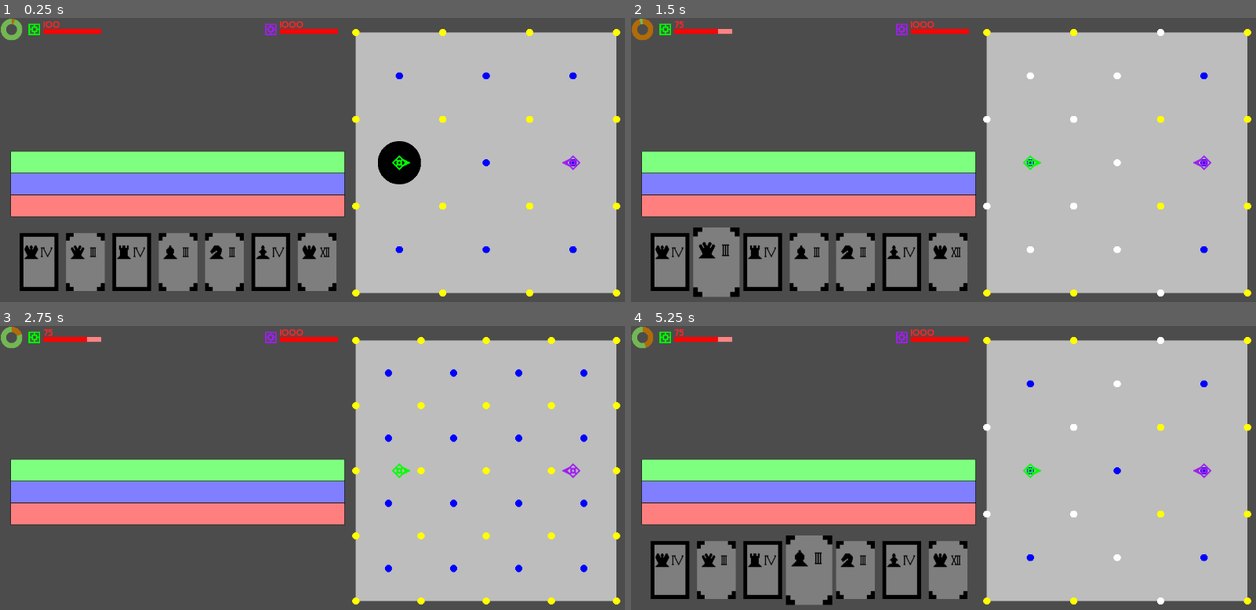
Above: before the commit, frames 1-4 (two rows, left to right).
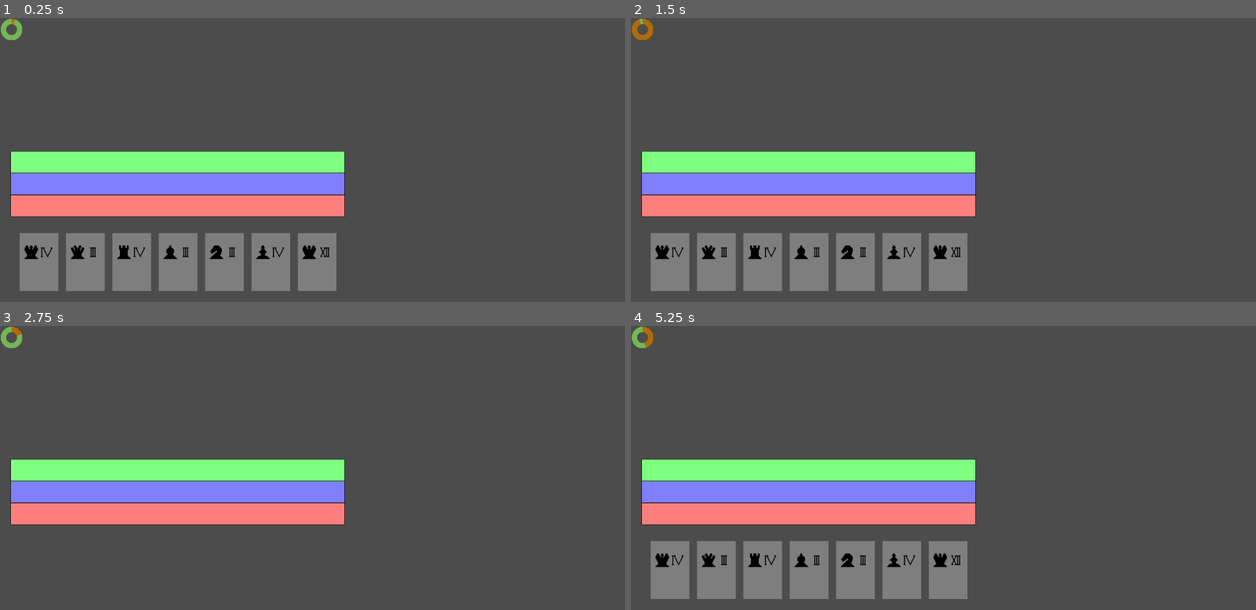
Above: after the commit, the same moments.

Repository: Pe3Hu/kanikani
Game: Godot game, scene res://scenes/Game.tscn
Two runs of this game, one before a commit and one after it. Both use one fixed random seed, a clock stepped at 60 frames per second and the inputs below.
Inputs (mouse positions are in pixels of both pictures, inside the frame that each line leads up to):
- Up to frame 1 (0.25 s): no input
- Up to frame 2 (1.5 s): tap Enter at 0.5 s; move the mouse to (668, 262) at 0.52 s; hold W 0.53-1.28 s; tap Q at 0.6 s; click (668, 262) at 0.67 s; move the mouse to (718, 262) at 1.27 s; hold S from 1.28 s (still down); tap E at 1.35 s; click (718, 262) at 1.42 s
- Up to frame 3 (2.75 s): move the mouse to (131, 570) at 2.02 s; release S at 2.03 s; hold W from 2.03 s (still down); tap 1 at 2.1 s; click (131, 570) at 2.17 s
- Up to frame 4 (5.25 s): move the mouse to (912, 527) at 2.77 s; tap Q at 2.85, 5.1 s; click (912, 527) at 2.92 s; tap Space at 3.5, 5 s; move the mouse to (1131, 513) at 3.52 s; release W at 3.53 s; hold A 3.53-5.03 s; tap E at 3.6 s; tap Enter at 4.25 s; move the mouse to (756, 428) at 4.27 s; tap 1 at 4.35 s; move the mouse to (806, 570) at 5.02 s; hold S from 5.03 s (still down); click (806, 570) at 5.17 s

The runs differ from the first frame. In frame 1, 41% of the frame differs, in the area x 3-100%, y 1-99%; in frame 2, 41%; in frame 3, 39%; in frame 4, 41%.
Error after the commit: Parse Error: The identifier "dancers" isn't declared in the current scope. (res://scripts/Classes_1.gd:203)

Commit message:
update version 0.006
1. exam description added
2. mob icon rework
3. mob act rework

Diff:
--- a/project.godot
+++ b/project.godot
@@ -17,6 +17,7 @@
 [autoload]
 
 Global="*res://scripts/Global.gd"
+ExamDescriptions="*res://scripts/ExamDescriptions.gd"
 Classes_0="*res://scripts/Classes_0.gd"
 Classes_1="*res://scripts/Classes_1.gd"
 Classes_2="*res://scripts/Classes_2.gd"
--- a/scenes/Act.tscn
+++ b/scenes/Act.tscn
@@ -1,9 +1,9 @@
 [gd_scene load_steps=5 format=2]
 
-[ext_resource path="res://assets/dancers/dancer_icon_1.png" type="Texture" id=1]
+[ext_resource path="res://assets/dancers/champion_icon.png" type="Texture" id=1]
 [ext_resource path="res://assets/effects/move/king.png" type="Texture" id=2]
 [ext_resource path="res://scripts/Act.gd" type="Script" id=3]
-[ext_resource path="res://assets/timeflow/dancer_icon_narrow.png" type="Texture" id=4]
+[ext_resource path="res://assets/timeflow/narrow.png" type="Texture" id=4]
 
 [node name="Act" type="Node2D"]
 script = ExtResource( 3 )
--- a/scenes/DancerMap.tscn
+++ b/scenes/DancerMap.tscn
@@ -1,6 +1,6 @@
 [gd_scene load_steps=3 format=2]
 
-[ext_resource path="res://assets/dancers/dancer_arrow.png" type="Texture" id=1]
+[ext_resource path="res://assets/dancers/champion_arrow.png" type="Texture" id=1]
 [ext_resource path="res://scripts/DancerMap.gd" type="Script" id=2]
 
 [node name="DancerMap" type="Area2D"]
--- a/scenes/DancerUI.tscn
+++ b/scenes/DancerUI.tscn
@@ -1,6 +1,6 @@
 [gd_scene load_steps=6 format=2]
 
-[ext_resource path="res://assets/dancers/dancer_icon_1.png" type="Texture" id=1]
+[ext_resource path="res://assets/dancers/champion_icon.png" type="Texture" id=1]
 [ext_resource path="res://assets/fonts/ALBA____.TTF" type="DynamicFontData" id=2]
 [ext_resource path="res://assets/bars/bar_120_10.png" type="Texture" id=3]
 [ext_resource path="res://scripts/DancerUI.gd" type="Script" id=4]
--- a/scenes/Game.tscn
+++ b/scenes/Game.tscn
@@ -2,8 +2,8 @@
 
 [ext_resource path="res://assets/bars/ring.png" type="Texture" id=1]
 [ext_resource path="res://scripts/Game.gd" type="Script" id=2]
-[ext_resource path="res://scripts/BallroomDraw.gd" type="Script" id=3]
-[ext_resource path="res://scripts/TimeflowDraw.gd" type="Script" id=4]
+[ext_resource path="res://scripts/DrawBallroom.gd" type="Script" id=3]
+[ext_resource path="res://scripts/DrawTimeflow.gd" type="Script" id=4]
 
 [node name="Game" type="Node"]
 script = ExtResource( 2 )
--- a/scripts/Act.gd
+++ b/scripts/Act.gd
@@ -4,15 +4,20 @@
 func set_sprites(act_):
 	for key in Global.arr.sprite.act:
 		var sprite = get_node(key)
+		var path = ""
+		var name_ = ".png"
 
 		match key:
 			"Dancer":
+				path = "res://assets/dancers/"
+				name_ = act_.obj.dancer.obj.troupe.word.team+"_icon"+name_
 				sprite.modulate = act_.obj.dancer.color.background
 			"Narrow":
+				path = "res://assets/timeflow/"
+				name_ = key.to_lower()+name_
 				sprite.modulate = act_.obj.dancer.color.background
 			"Effect":
-				var path = "res://assets/effects/"
-				var name_ = ".png"
+				path = "res://assets/effects/"
 
 				match act_.obj.effect.word.content:
 					"rotate":
@@ -21,11 +26,11 @@
 						path += act_.obj.effect.word.content+"/"
 						name_ = act_.obj.pas.word.chesspiece+name_
 
-				var texture = ImageTexture.new()
-				var image = Image.new()
-				image.load(path+name_)
-				texture.create_from_image(image)
-				sprite.texture = texture
+		var texture = ImageTexture.new()
+		var image = Image.new()
+		image.load(path+name_)
+		texture.create_from_image(image)
+		sprite.texture = texture
 
 func switch_narrow():
 	for key in Global.arr.sprite.act:
--- a/scripts/BallroomDraw.gd
+++ /dev/null
@@ -1,38 +0,0 @@
-extends Node2D
-
-
-func _draw():
-	if Global.obj.keys().has("ballroom"):
-		for squares in Global.obj.ballroom.dict.square[Global.num.layer.square]:
-			for square in squares:
-				draw_polygon(square.arr.vertex, PoolColorArray([square.color.background]))
-
-		for position in Global.obj.ballroom.dict.position.keys():
-			var dot = Global.obj.ballroom.dict.position[position]
-
-			if dot.arr.layer.has(Global.num.layer.square):
-				draw_circle(dot.vec.position, Global.num.dot.a, dot.color.current)
-
-		for exam in Global.obj.ballroom.arr.exam:
-			for zone in exam.arr.zone:
-				match zone.word.type:
-					"circle":
-						draw_circle(zone.arr.vertex.front(), zone.num.r, zone.color.background)
-
-		if Global.obj.ballroom.obj.current.dot:
-			draw_circle_arc(Global.obj.ballroom.obj.current.dot.vec.position, Global.num.dot.a*1.5, 0, 360, Color.black)
-
-
-func draw_circle_arc(center, radius, angle_from, angle_to, color):
-	var nb_points = 32
-	var points_arc = []
-
-	for i in range(nb_points + 1):
-		var angle_point = deg2rad(angle_from + i * (angle_to-angle_from) / nb_points - 90)
-		points_arc.push_back(center + Vector2(cos(angle_point), sin(angle_point)) * radius)
-
-	for index_point in range(nb_points):
-		draw_line(points_arc[index_point], points_arc[index_point + 1], color)
-
-func _process(delta):
-	update()
--- a/scripts/Classes_0.gd
+++ b/scripts/Classes_0.gd
@@ -149,7 +149,7 @@
 			dict.troupe[input.team] = troupe
 
 		spread_troupes()
-		add_exam("mob")
+		set_exams()
 
 	func spread_troupes():
 		var n = 3
@@ -173,12 +173,16 @@
 				var enemy = dancer.find_enemy()
 				dancer.look_at_dot(enemy.obj.dot)
 
-	func add_exam(team_):
-		var input = {}
-		input.examiner = dict.troupe[team_].arr.dancer.front()
-		input.name = Global.arr.exam.front()
-		var exam = Classes_1.Exam.new(input)
-		arr.exam.append(exam)
+	func set_exams():
+		for team in dict.troupe.keys():
+			for dancer in dict.troupe[team].arr.dancer:
+				for exam in Global.dict.dancer.exam[dancer.word.name]:
+					dancer.add_exam(exam)
+#		var input = {}
+#		input.examiner = dict.troupe[team_].arr.dancer.front()
+#		input.name = Global.arr.exam.front()
+#		var exam = Classes_1.Exam.new(input)
+#		arr.exam.append(exam)
 
 	func shift_troupe(team_,step_):
 		for dancer in dict.troupe[team_].arr.dancer:
@@ -234,6 +238,8 @@
 					obj.current.dot = dot
 					return
 
+
+
 	func check_borderline(mouse_):
 		var offset = Global.vec.ballroom.offset
 		var x = offset.x <= mouse_.x && offset.x+Global.num.ballroom.l >= mouse_.x
--- a/scripts/Classes_1.gd
+++ b/scripts/Classes_1.gd
@@ -157,14 +157,6 @@
 		word.type = input_.type
 		obj.exam = input_.exam
 
-	func tick():
-		num.time.current += 1
-
-		if num.time.current >= num.time.max:
-			num.time.current = 0
-			check_examinees()
-			obj.exam.obj.ballroom.arr.exam.erase(obj.exam)
-
 	func check_examinees():
 		for examinee in obj.exam.arr.examinee:
 			for zone in obj.exam.arr.zone:
@@ -184,54 +176,58 @@
 		word.name = input_.name
 		obj.examiner = input_.examiner
 		obj.ballroom = obj.examiner.obj.troupe.obj.ballroom
-		set_examinees()
-		set_challenge()
-		set_zones()
-		set_penalty()
-
-	func set_examinees():
-		var dancers = obj.ballroom.dict.troupe[Global.dict.opponent[obj.examiner.obj.troupe.word.team]].arr.dancer
+		set_descriptions(input_.description)
+
+	func set_descriptions(description_):
+		for key in description_.keys():
+			var data = description_[key]
+
+			match key:
+				"examinees":
+					set_examinees(data)
+				"challenge":
+					set_challenge(data)
+				"zone":
+					set_zones(data)
+				"penalty":
+					set_penalty(data)
+
+	func set_examinees(data_):
+		var opponent = obj.ballroom.dict.troupe[Global.dict.opponent[obj.examiner.obj.troupe.word.team]].arr.dancer
 		arr.examinee = []
 
-		match word.name:
-			"classic exam 0":
-				arr.examinee.append_array(dancers)
-
-	func set_challenge():
+		match data_["target"]:
+			"all":
+				dancers.append_array(opponent)
+
+		arr.examinee.append_array(dancers)
+
+	func set_challenge(data_):
 		var input = {}
 		input.exam = self
 
-		match word.name:
-			"classic exam 0":
-				input.delay = 1
-				input.type = "outside"
+		for key in data_.keys():
+			input[key] = data_[key_]
 
 		obj.challenge = Classes_1.Challenge.new(input)
 
-	func set_zones():
+	func set_zones(data):
 		arr.zone = []
-
 		var input = {}
 		input.exam = self
 
-		match word.name:
-			"classic exam 0":
-				input.type = "circle"
-				input.target = "first"
-				input.r = Global.dict.r[input.type][0]
+		for key in data_.keys():
+			input[key] = data_[key_]
 
 		var zone = Classes_1.Zone.new(input)
 		arr.zone.append(zone)
 
-	func set_penalty():
+	func set_penalty(data):
 		var input = {}
 		input.exam = self
 
-		match word.name:
-			"classic exam 0":
-				input.effect = "instantaneous"
-				input.type = "percent"
-				input.value = 25
+		for key in data_.keys():
+			input[key] = data_[key_]
 
 		obj.penalty = Classes_1.Penalty.new(input)
 
@@ -252,18 +248,22 @@
 
 class Dancer:
 	var num = {}
+	var word = {}
 	var vec = {}
 	var obj = {}
+	var arr = {}
 	var color = {}
 	var scene = {}
 
 	func _init(input_):
 		num.a = Global.num.dancer.a
+		word.name = input_.name
 		obj.troupe = input_.troupe
 		obj.ballroom = obj.troupe.obj.ballroom
 		init_feature()
 		init_scenes()
 		set_color()
+		arr.exam = []
 		vec.eye = Vector2(1,0)
 		num.angle = {}
 		num.angle.current = 0
@@ -293,12 +293,16 @@
 			"champion":
 				color.background = Color.green
 
-		scene.dancer.map.set_color(color.background)
-		scene.dancer.ui.set_color(color.background)
+		scene.dancer.map.set_sprite(obj.troupe.word.team,color.background)
+		scene.dancer.ui.set_sprite(obj.troupe.word.team,color.background)
 
 	func set_position(position_):
 		vec.position = position_
 		scene.dancer.map.position = vec.position
+
+	func add_exam(exam_):
+		var input = {}
+		arr.exam.append(exam_)
 
 	func shift(step_):
 		set_position(obj.troupe.obj.ballroom.limit_step(vec.position,step_))
@@ -309,13 +313,12 @@
 		rotate_by(num.angle.target)
 
 	func update_eye():
-		vec.eye = Vector2(1,0).rotated(num.angle.current)
 
 #		if vec.eye.x != 0:
 #			vec.eye.x = vec.eye.x/abs(vec.eye.x)
 #		if vec.eye.y != 0:
 #			vec.eye.y = vec.eye.y/abs(vec.eye.y)
-		pass
+		vec.eye = Vector2(1,0).rotated(num.angle.current)
 
 	func get_angle_by_target(dot_):
 		var vector = dot_.vec.position-vec.position
@@ -377,7 +380,6 @@
 			exam.arr.examinee.erase(self)
 
 		scene.dancer.map.queue_free()
-		#Global.node.Dancers
 
 class Troupe:
 	var word = {}
--- a/scripts/Classes_3.gd
+++ b/scripts/Classes_3.gd
@@ -15,18 +15,16 @@
 		obj.subject = input_.subject
 		obj.object = input_.object
 
-		match word.content:
-			"move":
-				obj.object.obj.dot.obj.dancer = null
-				obj.object.obj.dot = null
-
 	func update_value():
-
 		match word.content:
 			"rotate":
 				num.value.current = Global.obj.timeflow.num.delta*num.value.max
 			"move":
 				num.value.current = Global.obj.timeflow.num.delta*num.value.max
+
+				if obj.object.obj.dot != null:
+					obj.object.obj.dot.obj.dancer = null
+					obj.object.obj.dot = null
 
 	func apply():
 		update_value()
@@ -41,6 +39,9 @@
 				var d = obj.object.vec.position.distance_to(obj.act.obj.pas.obj.dot.vec.position)
 				var step = float(min(num.value.current,d))
 				obj.object.move_by(step)
+			"exam":
+				obj.object.check_examinees()
+				#obj.object.obj.ballroom.arr.exam.erase(obj.object)
 
 class Act:
 	var num = {}
@@ -56,7 +57,7 @@
 		obj.effect = input_.effect
 		obj.effect.obj.act = self
 		obj.effect.num.time = input_.time
-		obj.timeflow = Global.obj.timeflow
+		obj.timeflow = input_.timeflow
 		obj.pas = input_.pas
 		num.begin = input_.begin
 		num.end = input_.end
@@ -90,16 +91,16 @@
 				obj.dancer.vec.position = obj.pas.obj.dot.vec.position
 				obj.dancer.set_dot()
 
-		var pause = obj.cord.dict.pause[num.end]
-		pause.erase(self)
+		obj.cord.dict.pause[num.end].erase(self)
 
 		if scene.act != null:
 			scene.act.queue_free()
 			scene.act = null
 
-		for timeline in Global.obj.timeflow.arr.timeline:
-			if timeline.act == self:
-				Global.obj.timeflow.arr.timeline.erase(self)
+		for _i in Global.obj.timeflow.arr.timeline.size():
+			if Global.obj.timeflow.arr.timeline[_i].act == self:
+				Global.obj.timeflow.arr.timeline.pop_at(_i)
+				break
 
 		if Global.obj.timeflow.arr.timeline.size() == 0:
 			Global.obj.timeflow.flag.stop = true
@@ -141,6 +142,7 @@
 		var x = obj.timeflow.num.begin+end*Global.num.dent.x
 		data_.position = Vector2(x,num.y)#
 		data_.cord = self
+		data_.timeflow = obj.timeflow
 		var act = Classes_3.Act.new(data_)
 		dict.pause[data_.end].append(act)
 		var data = {}
@@ -183,6 +185,7 @@
 		flag.stop = true
 		init_cords()
 		init_dents()
+		launch_mobs()
 
 	func init_cords():
 		dict.cord = {}
@@ -243,7 +246,6 @@
 				for timeline in arr.timeline:
 					if timeline.value == time:
 						timeline.act.die()
-						arr.timeline.erase(timeline)
 		else:
 			Global.flag.timeline = false
 
@@ -274,3 +276,28 @@
 		for timeline in arr.timeline:
 			if timeline.act.flag.temp:
 				timeline.act.flag.temp = false
+
+	func launch_mobs():
+		var team = "mob"
+		var dancer = Global.obj.ballroom.dict.troupe[team].arr.dancer.front()
+		var input = {}
+		input.value = null
+		input.cast = "splash"
+		input.content = "rest"
+		input.subject = dancer
+		input.object = dancer
+
+		var data = {}
+		data.dancer = dancer
+		data.pas = null
+		data.effect = Classes_3.Effect.new(input)
+		data.time = Global.num.rest.start
+		data.delay = 0
+		data.cord = "standart"
+		add_pause(data)
+		fix_temp()
+
+	func mob_choise():
+		var team = "mob"
+		var dancer = Global.obj.ballroom.dict.troupe[team].arr.dancer.front()
+		dancer.get_exam()
--- a/scripts/DancerMap.gd
+++ b/scripts/DancerMap.gd
@@ -1,8 +1,15 @@
 extends Area2D
 
 
-func set_color(color_):
+func set_sprite(team_,color_):
 	var sprite = get_node("Sprite")
+	var path = "res://assets/dancers/"
+	var name_ = team_+"_arrow.png"
+	var texture = ImageTexture.new()
+	var image = Image.new()
+	image.load(path+name_)
+	texture.create_from_image(image)
+	sprite.texture = texture
 	sprite.modulate = color_
 
 func rotate(angle_):
--- a/scripts/DancerUI.gd
+++ b/scripts/DancerUI.gd
@@ -2,8 +2,15 @@
 
 
 
-func set_color(color_):
+func set_sprite(team_,color_):
 	var sprite = get_node("Sprite")
+	var path = "res://assets/dancers/"
+	var name_ = team_+"_icon.png"
+	var texture = ImageTexture.new()
+	var image = Image.new()
+	image.load(path+name_)
+	texture.create_from_image(image)
+	sprite.texture = texture
 	sprite.modulate = color_
 
 func set_healt(dancer):
--- /dev/null
+++ b/scripts/DrawBallroom.gd
@@ -0,0 +1,38 @@
+extends Node2D
+
+
+func _draw():
+	if Global.obj.keys().has("ballroom"):
+		for squares in Global.obj.ballroom.dict.square[Global.num.layer.square]:
+			for square in squares:
+				draw_polygon(square.arr.vertex, PoolColorArray([square.color.background]))
+
+		for position in Global.obj.ballroom.dict.position.keys():
+			var dot = Global.obj.ballroom.dict.position[position]
+
+			if dot.arr.layer.has(Global.num.layer.square):
+				draw_circle(dot.vec.position, Global.num.dot.a, dot.color.current)
+
+#		for exam in Global.obj.ballroom.arr.exam:
+#			for zone in exam.arr.zone:
+#				match zone.word.type:
+#					"circle":
+#						draw_circle(zone.arr.vertex.front(), zone.num.r, zone.color.background)
+
+		if Global.obj.ballroom.obj.current.dot:
+			draw_circle_arc(Global.obj.ballroom.obj.current.dot.vec.position, Global.num.dot.a*1.5, 0, 360, Color.black)
+
+
+func draw_circle_arc(center, radius, angle_from, angle_to, color):
+	var nb_points = 32
+	var points_arc = []
+
+	for i in range(nb_points + 1):
+		var angle_point = deg2rad(angle_from + i * (angle_to-angle_from) / nb_points - 90)
+		points_arc.push_back(center + Vector2(cos(angle_point), sin(angle_point)) * radius)
+
+	for index_point in range(nb_points):
+		draw_line(points_arc[index_point], points_arc[index_point + 1], color)
+
+func _process(delta):
+	update()
--- /dev/null
+++ b/scripts/ExamDescriptions.gd
@@ -0,0 +1,45 @@
+extends Node
+
+
+func _ready():
+	Global.dict.exam = {}
+	Global.dict.exam.description = {
+		"exam_0": {
+			"examinees": {
+				"target": "boss"
+			},
+			"challenge": {
+				"delay": 1,
+				"type": "claim 0",
+			},
+			"zone": {
+				"type": "homing",
+				"target": "max health",
+				"vector": Vector2(0,0),
+			},
+			"penalty": {
+				"effect": "instantaneous",
+				"type": "fixed value",
+				"value": 10,
+			}
+		},
+		"exam_1000": {
+			"examinees": {
+				"target": "all"
+			},
+			"challenge": {
+				"delay": 3,
+				"type": "outside",
+			},
+			"zone": {
+				"type": "circle",
+				"target": "max health",
+				"vector": Vector2(Global.num.ballroom.a,0),
+			},
+			"penalty": {
+				"effect": "instantaneous",
+				"type": "max percent",
+				"value": 25,
+			}
+		}
+	}
--- a/scripts/Game.gd
+++ b/scripts/Game.gd
@@ -41,10 +41,6 @@
 	if Global.obj.keys().has("timeflow"):
 		if !Global.obj.timeflow.flag.stop:
 			Global.obj.timeflow.tick(delta)
-
-			if Global.obj.keys().has("ballroom"):
-				for exam in Global.obj.ballroom.arr.exam:
-					exam.obj.challenge.tick()
 	#print(delta,"FPS " + String(Engine.get_frames_per_second()))
 
 func _on_Timer_timeout():
--- a/scripts/Global.gd
+++ b/scripts/Global.gd
@@ -54,6 +54,9 @@
 	num.card = {}
 	num.card.zoom = 1.2
 
+	num.rest = {}
+	num.rest.start = 2
+
 	dict.r = {
 		"circle": [num.ballroom.a]
 	}
@@ -101,7 +104,8 @@
 
 	dict.effect = {}
 	dict.effect.cast = ["stream","splash"]
-	dict.effect.content = ["rotate","move","damage","heal","instigate","buff","debuff"]
+	dict.effect.content = ["hitch","rotate","move","skill","rest"]
+	dict.effect.skill = ["damage","heal","instigate","buff","debuff","summon"]
 
 	dict.feature = {}
 	dict.feature.base = {
@@ -118,6 +122,13 @@
 			"move": 1
 		}
 	}
+
+	dict.dancer = {}
+	dict.dancer.exam = {
+		"champion_0": ["exam_0"],
+		"mob_0": ["exam_1000"]
+	}
+
 
 func init_window_size():
 	dict.window_size = {}
@@ -158,6 +169,7 @@
 	arr.chesspiece = ["king","queen","rook","bishop","knight","pawn"]
 	arr.pas = ["left rotate","right rotate","move forward"]
 	arr.cord = ["slow","standart","fast"]
+	arr.act = ["hitch","rotate","move","skill","rest"]
 
 	arr.sprite = {}
 	arr.sprite.card = ["Chesspiece","Layer","Skill","Border"]
Renamed: assets/dancers/dancer_arrow.png -> assets/dancers/champion_arrow.png
Not shown, added: assets/dancers/champion_arrow.png.import
Renamed: assets/dancers/dancer_icon_1.png -> assets/dancers/champion_icon.png
Not shown, added: assets/dancers/champion_icon.png.import
Not shown, removed: assets/dancers/dancer_arrow.png.import
Binary file removed: assets/dancers/dancer_icon.png
Not shown, removed: assets/dancers/dancer_icon.png.import
Binary file removed: assets/dancers/dancer_icon_0.png
Not shown, removed: assets/dancers/dancer_icon_0.png.import
Not shown, removed: assets/dancers/dancer_icon_1.png.import
Binary file added: assets/dancers/mob_arrow.png
Not shown, added: assets/dancers/mob_arrow.png.import
(and 42 more such lines)
